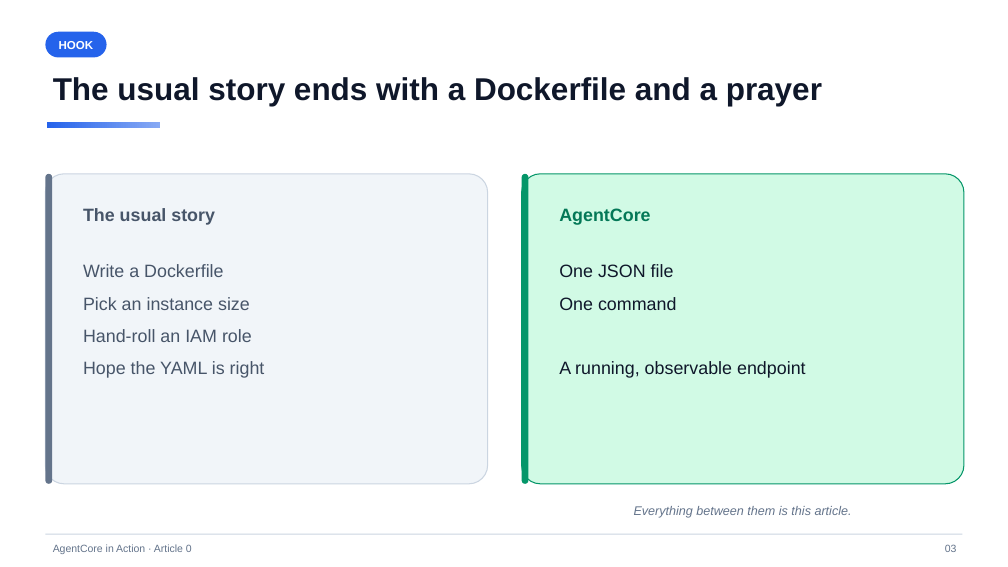
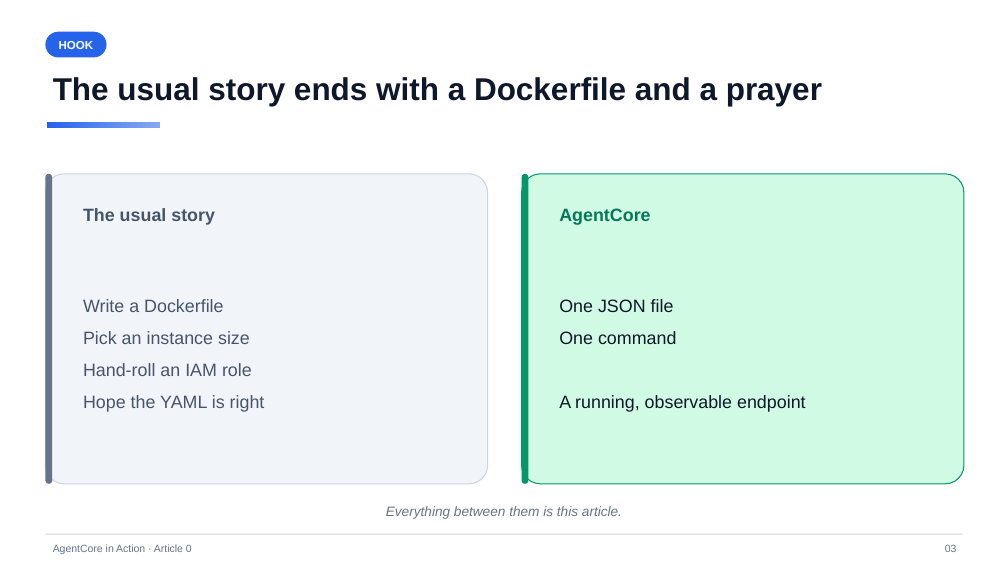
Before and after one commit to pinxiong/bedrock-agentcore-in-action, a slide deck: slide 3 of articles/decks/aws-agentcore-under-the-hood.pptx. Drawn at 1008x567 pixels with LibreOffice and Linux fonts; fonts in the diff are those of the drawing. Boxes give left, top, right and bottom in pixels: in the first picture for what was removed or moved away, otherwise in the second. Text is boxed around its words. In the diff, an @@ line names an element or a change of style, - is before the commit and + after.

```diff
--- a/articles/decks/aws-agentcore-under-the-hood.pptx
+++ b/articles/decks/aws-agentcore-under-the-hood.pptx
@@ text "Write a Dockerfile" moved from (x1=83, y1=264, x2=265, y2=378) to (x1=83, y1=299, x2=265, y2=412) @@
@@ text "Write a Dockerfile" at (x1=83, y1=299, x2=265, y2=412): vertical alignment top to middle @@
@@ text "One JSON file" at (x1=559, y1=299, x2=806, y2=412): vertical alignment top to middle @@
@@ text "One JSON file" moved from (x1=559, y1=264, x2=806, y2=378) to (x1=559, y1=299, x2=806, y2=412) @@
@@ text "Everything between them is this ..." moved from (x1=634, y1=506, x2=852, y2=518) to (x1=386, y1=506, x2=622, y2=519) @@
@@ text "Everything between them is this ..." at (x1=386, y1=506, x2=622, y2=519): size 12 to 13 pt @@
```
Also in this commit, not shown: 17 other slides changed, 1 other file.
